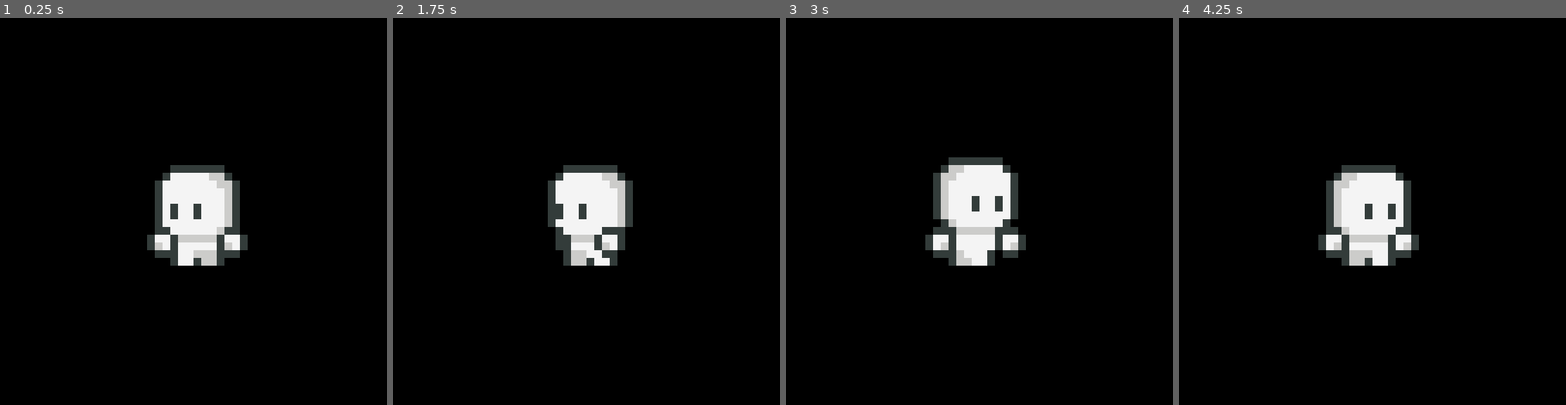
Above: before the commit, frames 1-4 (left to right).
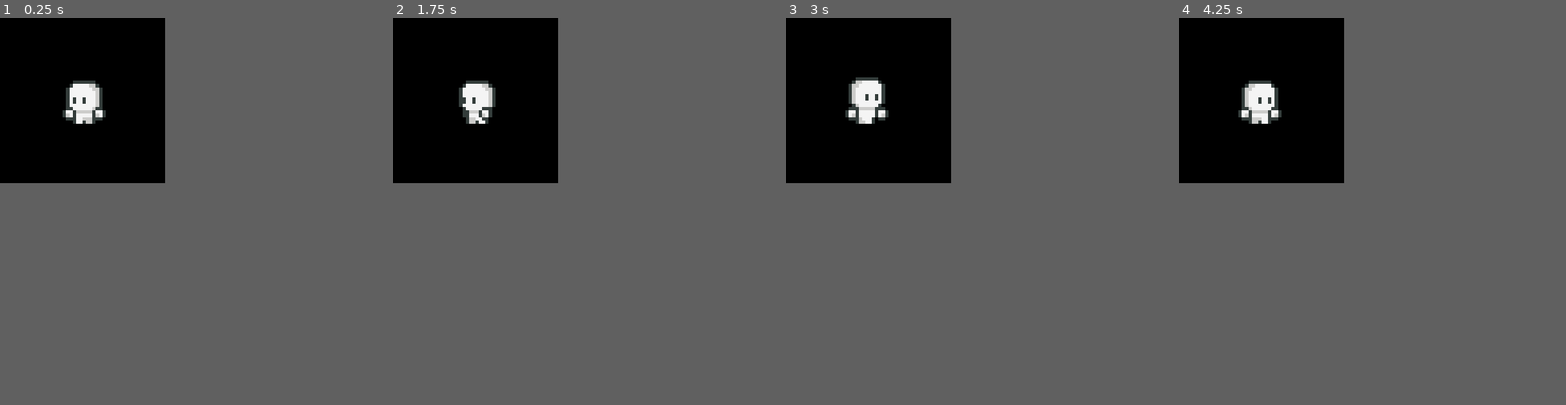
Above: after the commit, the same moments.

Repository: Kittenkween11/Desktop-Pet
Game: Godot game, scene res://Scenes/node_2d.tscn
Two runs of this game, one before a commit and one after it. Both use one fixed random seed, a clock stepped at 60 frames per second and the inputs below.
Inputs:
- Up to frame 1 (0.25 s): no input
- Up to frame 2 (1.75 s): tap Enter at 0.5 s; tap P at 0.6, 1.35 s
- Up to frame 3 (3 s): tap P at 2.1, 2.85 s
- Up to frame 4 (4.25 s): tap P at 3.6 s
In our replay, the window is 600x600 before the commit and 256x256 after it. These sizes can differ from the game's own. Grey fills any space a smaller window leaves; there, only what the larger window draws over its background counts as a difference.

The runs differ from the first frame. In frame 1, 6.5% of the frame differs, in the area x 16-64%, y 16-64%; in frame 2, 5.8%; in frame 3, 6.8%, in the area x 15-62%, y 15-64%; in frame 4, 6.5%.
Error in both runs: Invalid access to property or key 'x' on a base object of type 'Nil'. (res://Scripts/CharacterBehaviour.gd:123)

Commit message:
pushhhhhh

Diff:
--- a/Scenes/customization_menu.tscn
+++ b/Scenes/customization_menu.tscn
@@ -15,7 +15,7 @@
 
 [sub_resource type="LabelSettings" id="LabelSettings_g6o01"]
 font = ExtResource("1_ly45k")
-font_size = 30
+font_size = 40
 
 [sub_resource type="StyleBoxFlat" id="StyleBoxFlat_uiw27"]
 bg_color = Color(0.32857934, 0.6331315, 0.84078276, 1)
@@ -49,9 +49,17 @@
 
 [node name="CustomizationMenu" type="Control"]
 layout_mode = 3
-anchors_preset = 0
-offset_top = 36.0
-offset_bottom = 36.0
+anchors_preset = 15
+anchor_right = 1.0
+anchor_bottom = 1.0
+offset_left = 50.0
+offset_top = 50.0
+offset_right = -50.0
+offset_bottom = -50.0
+grow_horizontal = 2
+grow_vertical = 2
+size_flags_horizontal = 4
+size_flags_vertical = 4
 script = ExtResource("1_uiw27")
 
 [node name="MarginContainer" type="MarginContainer" parent="."]
@@ -59,6 +67,10 @@
 anchors_preset = 15
 anchor_right = 1.0
 anchor_bottom = 1.0
+offset_left = -172.0
+offset_top = -172.0
+offset_right = 172.0
+offset_bottom = 172.0
 grow_horizontal = 2
 grow_vertical = 2
 theme_override_constants/margin_left = 50
@@ -86,11 +98,15 @@
 
 [node name="Label" type="Label" parent="MarginContainer/VBoxContainer/Panel"]
 texture_filter = 1
-layout_mode = 0
-offset_left = -10.0
-offset_top = 23.0
-offset_right = 245.0
-offset_bottom = 81.0
+layout_mode = 1
+anchors_preset = 5
+anchor_left = 0.5
+anchor_right = 0.5
+offset_left = -115.0
+offset_top = 50.0
+offset_right = 135.0
+offset_bottom = 110.0
+grow_horizontal = 2
 text = "Color Picker"
 label_settings = SubResource("LabelSettings_g6o01")
 horizontal_alignment = 1
@@ -98,19 +114,19 @@
 
 [node name="ColorPickerButton" type="ColorPickerButton" parent="MarginContainer/VBoxContainer/Panel"]
 layout_mode = 0
-offset_left = 45.0
-offset_top = 100.0
-offset_right = 185.0
-offset_bottom = 150.0
+offset_left = 105.0
+offset_top = 125.0
+offset_right = 305.0
+offset_bottom = 275.0
 color = Color(1, 1, 1, 1)
 edit_alpha = false
 
 [node name="Button" type="Button" parent="MarginContainer/VBoxContainer/Panel"]
 texture_filter = 1
 layout_mode = 0
-offset_left = 90.0
-offset_top = 170.0
-offset_right = 140.0
-offset_bottom = 200.0
+offset_left = 140.0
+offset_top = 310.0
+offset_right = 260.0
+offset_bottom = 350.5
 theme = SubResource("Theme_gpi74")
 text = "OK"
--- a/Scripts/CharacterBehaviour.gd
+++ b/Scripts/CharacterBehaviour.gd
@@ -67,7 +67,7 @@
 		print("Key pressed: ", event.keycode)  # Debug: see what key is pressed
 
 		# Toggle menu with F2 (changed from F1)
-		if event.keycode == KEY_F2:
+		if event.is_action_pressed() == KEY_F2:
 			print("F2 detected!")  # Debug
 			if customization_menu:
 				print("Customization menu exists")  # Debug
--- a/project.godot
+++ b/project.godot
@@ -17,8 +17,8 @@
 
 [display]
 
-window/size/viewport_width=600
-window/size/viewport_height=600
+window/size/viewport_width=256
+window/size/viewport_height=256
 window/size/resizable=false
 window/size/borderless=true
 window/size/always_on_top=true
Not shown, changed: export_presets.cfg
